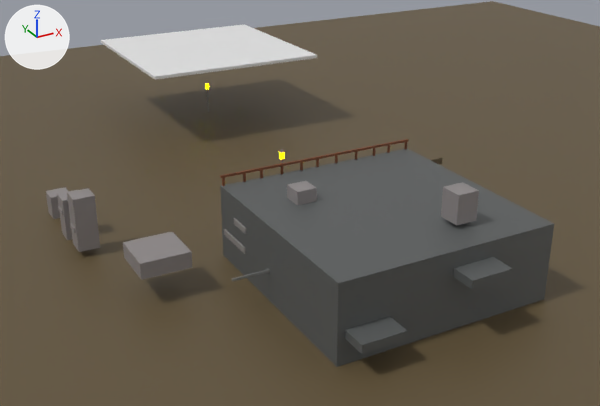
An edit to the Blender file models/map.blend, drawn before and after from the same camera.
Before and after are seen from a camera (50 mm lens) standing at (-36.6, -53.4, 35.5) and looking at (3.7, 19.8, -1.1). The axes (+X, +Y, +Z) are drawn at upper left. The lights are the same throughout.

The older version as bpy lines, for what is in view:
```python
me_cube = bpy.data.meshes.new('Cube')
me_cube.from_pydata(...)  # 96 vertices, 72 faces; spans x -0.5..39.4, y -0.2..0.2, z -0.1..2.1
me_cube.materials.append(mat_material)  # brown #7a4426
me_cube_004 = bpy.data.meshes.new('Cube.004')
me_cube_004.from_pydata(...)  # a box spanning x -1.0..1.0, y -1.0..1.0, z -1.0..1.0
me_cube_009 = bpy.data.meshes.new('Cube.009')
me_cube_009.from_pydata(...)  # 128 vertices, 96 faces; spans x -21.6..12.6, y -12.2..28.0, z -1.1..3.8
# faces by material slot: [66, 24, 6]
me_cube_009.materials.append(mat_material_003)  # grey #8f8989
me_cube_009.materials.append(mat_material_002)  # dark grey #5b5d5d
me_cube_009.materials.append(mat_material_008)  # brown #63543a
me_plane_001 = bpy.data.meshes.new('Plane.001')
me_plane_001.from_pydata([(-1.0, -1.0, 0.0), (1.0, -1.0, 0.0), (-1.0, 1.0, 0.0), (1.0, 1.0, 0.0)], [], [(0, 1, 3, 2)])
me_plane_001.materials.append(mat_material_008)  # brown #63543a
ob_gound_col = bpy.data.objects.new('gound-col', me_cube_009)
ob_gound_col.location = (0.0, 0.0, 0.0)
ob_gound_col.scale = (1.0, 1.0, 2.61)
ob_ground_col = bpy.data.objects.new('ground-col', me_plane_001)
ob_ground_col.location = (0.0, 0.0, 0.0)
ob_ground_col.scale = (100.0, 100.0, 100.0)
ob_rail_col = bpy.data.objects.new('rail-col', me_cube)
ob_rail_col.location = (-9.34, 10.21, 6.94)
ob_rail_col.scale = (0.509, 0.5, 0.5)
ob_shade = bpy.data.objects.new('shade', me_cube_004)
ob_shade.location = (6.51, 51.8, 9.05)
ob_shade.scale = (11.2, 11.2, 0.189)
```
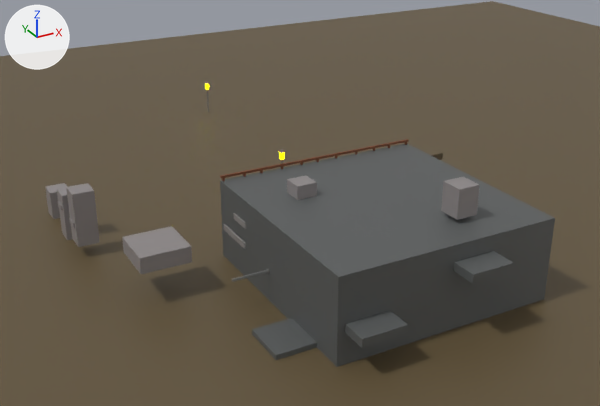
Location of each change, [x1, y1, x2, y2] in pixels of the pictures (600 x 406 px):
'gound-col', moved: before [46, 148, 554, 367]; after [45, 143, 555, 367]
'shade', deleted: before [101, 24, 317, 80]
'rail-col', moved: before [220, 139, 409, 186]; after [220, 139, 409, 181]

What the commit changed:
Object 'gound-col' (ob_gound_col) moves from (0.0, 0.0, 0.0) to (0.0, 0.0, 0.5).
Object 'rail-col' (ob_rail_col) moves from (-9.34, 10.21, 6.94) to (-9.34, 10.21, 6.91).
Object 'shade' (ob_shade) is deleted.
